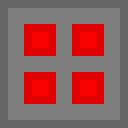
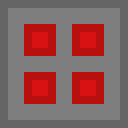
Layers edited between the first and the second w=128, h=128 image:
"Shadow": opacity 10% → 15% over [24, 24, 104, 104]
painted on "Ore" over [24, 24, 104, 104]
